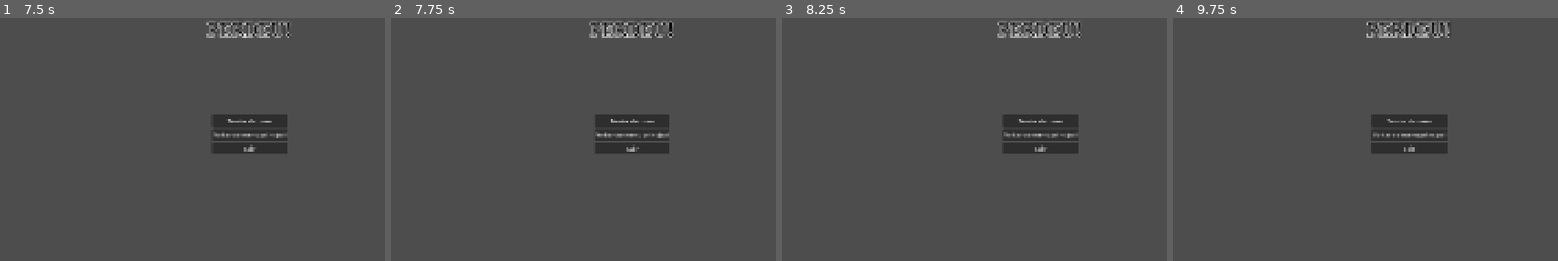
Above: before the commit, frames 1-4 (left to right).
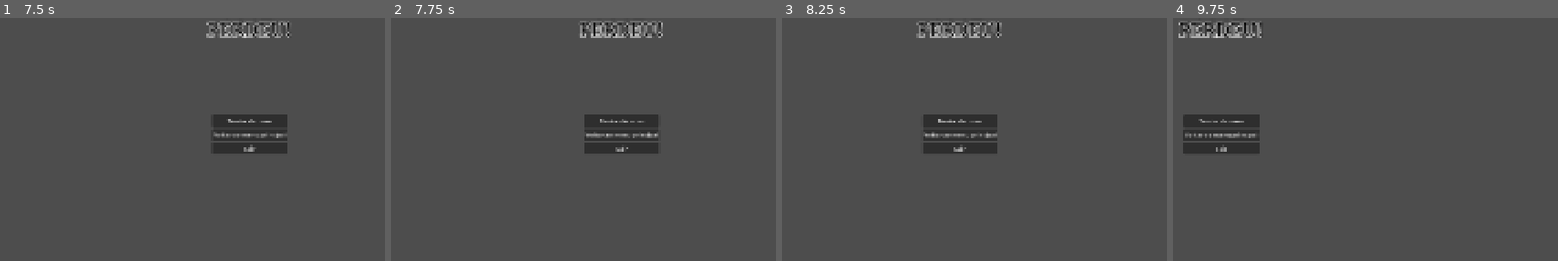
Above: after the commit, the same moments.

Repository: Sleipnir-Game-Team/GMTK-2025
Game: Godot game, scene res://ui/menu/game_over_menu.tscn
Two runs of this game, one before a commit and one after it. Both use one fixed random seed, a clock stepped at 60 frames per second and the inputs below. This scene is started directly instead of the project's main scene.
Inputs (mouse positions are in pixels of both pictures, inside the frame that each line leads up to):
- Up to frame 1 (7.5 s): click "Tentar de novo" at 0.5 s; click "Voltar ao menu principal" at 1.25 s; tap Enter at 2, 4.25, 6.5 s; move the mouse to (outside the picture) at 2.02 s; hold D (player_right) 2.03-2.75 s; hold L (lose) 2.03-2.75 s; click (outside the picture) at 2.17 s; tap Space (player_jump) at 2.27, 3.5, 5, 5.27, 7.25 s; tap W (win) at 2.3 s; drag from (outside the picture) to (outside the picture) at 2.77 s; move the mouse to (38, 161) at 3.52 s; hold A (player_left) 3.53-4.25 s; hold L (lose) 3.53-4.25 s; tap Ctrl at 3.6, 5.3 s; drag from (292, 222) to (outside the picture) at 4.27 s; move the mouse to (146, 120) at 5.02 s; hold A (player_left) 5.03-5.75 s; tap 1 (item_1) at 5.1 s; tap Escape (pause) at 5.65 s; click "Reiniciar" at 5.75 s; drag from (outside the picture) to (outside the picture) at 6.52 s; move the mouse to (111, 243) at 7.27 s; hold D (player_right) from 7.28 s (still down); hold W (win) from 7.28 s (still down); tap 3 (item_3) at 7.35 s; click (111, 243) at 7.42 s
- Up to frame 2 (7.75 s): keep holding D (player_right); keep holding W (win)
- Up to frame 3 (8.25 s): release D (player_right) at 8 s; release W (win) at 8 s; drag from (1113, 132) to (outside the picture) at 8.02 s
- Up to frame 4 (9.75 s): move the mouse to (outside the picture) at 8.77 s; hold D (player_right) 8.78-9.5 s; hold L (lose) 8.78-9.5 s; tap Space (player_jump) at 9.02 s; drag from (outside the picture) to (1450, 224) at 9.52 s

Frame 1 is identical in both runs. In frame 2, 2.0% of the frame differs, in the area x 49-74%, y 1-56%; in frame 3, 6.7%; in frame 4, 7.0%, in the area x 1-72%, y 1-56%.
Error in both runs: Out of bounds get index '1' (on base: 'Array[Dictionary]') (res://addons/log_and_error/logger.gd:15)

Commit message:
packedscene rewinding

Diff:
--- a/components/inventory.gd
+++ b/components/inventory.gd
@@ -5,14 +5,17 @@
 		var node_1 = Item.new()
 		node_1.name = "1"
 		add_child(node_1)
+
 	if !has_node("2"):
 		var node_2 = Item.new()
 		node_2.name = "2"
 		add_child(node_2)
+
 	if !has_node("3"):
 		var node_3 = Item.new()
 		node_3.name = "3"
 		add_child(node_3)
+
 	if !has_node("4"):
 		var node_4 = Item.new()
 		node_4.name = "4"
--- a/entities/player.tscn
+++ b/entities/player.tscn
@@ -4,13 +4,14 @@
 [ext_resource type="PackedScene" uid="uid://daill7lx175oy" path="res://components/receiver.tscn" id="2_rfe5m"]
 [ext_resource type="PackedScene" uid="uid://ycmcgby6ixu1" path="res://components/signalizer.tscn" id="3_qly61"]
 [ext_resource type="Script" uid="uid://cbhm6im8bgg6a" path="res://components/life.gd" id="4_rfe5m"]
-[ext_resource type="Script" path="res://components/inventory.gd" id="5_qly61"]
+[ext_resource type="Script" uid="uid://pt3hteik6iyr" path="res://components/inventory.gd" id="5_qly61"]
 [ext_resource type="Script" path="res://entities/teste.gd" id="6_qsoyl"]
 
 [sub_resource type="RectangleShape2D" id="RectangleShape2D_0xm2m"]
 size = Vector2(71, 136.25)
 
 [sub_resource type="Animation" id="Animation_rfe5m"]
+resource_local_to_scene = true
 length = 0.001
 tracks/0/type = "bezier"
 tracks/0/imported = false
@@ -76,6 +77,7 @@
 collision_mask = 2
 floor_snap_length = 0.0
 script = ExtResource("1_rfe5m")
+jump_coyote_time = 0.1
 knockback_duration = 0.4
 
 [node name="CollisionShape2D" type="CollisionShape2D" parent="."]
@@ -86,7 +88,7 @@
 
 [node name="Signalizer" parent="." instance=ExtResource("3_qly61")]
 
-[node name="AnimationPlayer" type="AnimationPlayer" parent="."]
+[node name="AnimationPlayer" type="AnimationPlayer" parent="." groups=["animations"]]
 unique_name_in_owner = true
 libraries = {
 &"": SubResource("AnimationLibrary_qly61"),
--- a/entities/prensa.tscn
+++ b/entities/prensa.tscn
@@ -1,10 +1,11 @@
-[gd_scene load_steps=5 format=3 uid="uid://bevslu0c3rktv"]
+[gd_scene load_steps=5 format=3 uid="uid://dnvip46wm1pdw"]
 
-[ext_resource type="Script" uid="uid://1s25fawp5tlm" path="res://entities/prensa.gd" id="1_0gvv1"]
-[ext_resource type="PackedScene" uid="uid://dgw8jyei8vdy6" path="res://components/damage_area.tscn" id="2_esc0m"]
+[ext_resource type="Script" path="res://entities/prensa.gd" id="1_0gvv1"]
+[ext_resource type="PackedScene" path="res://components/damage_area.tscn" id="2_esc0m"]
 [ext_resource type="PackedScene" uid="uid://ycmcgby6ixu1" path="res://components/signalizer.tscn" id="3_jlu5u"]
 
 [sub_resource type="RectangleShape2D" id="RectangleShape2D_uxwb0"]
+resource_local_to_scene = true
 
 [node name="Prensa" type="Area2D"]
 script = ExtResource("1_0gvv1")
--- /dev/null
+++ b/globals/time_wizard.gd
@@ -0,0 +1,142 @@
+extends Node
+
+var origin_root: Node = null
+var origin_state: PackedScene = PackedScene.new()
+
+func _input(event: InputEvent) -> void:
+	if event is InputEventKey and event.is_pressed():
+		match event.keycode:
+			KEY_CTRL:
+				load_state()
+
+
+func rewind() -> void:
+	GameManager.pause()
+	var game: Node = get_tree().get_first_node_in_group("game")
+	var rewindables: Array[Node] = get_tree().get_nodes_in_group("rewind")
+	for rw in rewindables:
+		game
+
+func save_state(root: Node) -> void:
+	if origin_root:
+		return
+
+	var rewindables: Array[Node] = get_tree().get_nodes_in_group("rewind")
+
+	for child in root.get_children():
+		change_owner(child, root)
+
+	if origin_state.pack(root) == OK and ResourceSaver.save(origin_state, "res://teste.tscn") == OK:
+		print("Novo origin_state salvo")
+		origin_root = root
+		return
+
+	push_error('Falhou ao salvar o origin_state')
+
+func load_state() -> void:
+	if origin_root == null:
+		return
+
+	if origin_state.can_instantiate():
+		var parent = origin_root.get_parent()
+		var past = origin_state.instantiate()
+
+		parent.remove_child(origin_root)
+		past.name = origin_root.name
+		parent.add_child(past)
+
+		origin_root.queue_free()
+		origin_root = past
+
+func change_owner(target: Node, root: Node)-> void:
+	if target.is_in_group("rewind_proof"):
+		return
+
+	target.owner = root
+	for child in target.get_children():
+		change_owner(child, root)
+
+
+#region
+var MIDRUN_SAVE_FILE = "user://savegame.save" # I assume you are using this from the docs.
+var midrun_save_array: Dictionary
+func mid_run_save():
+	midrun_save_array.clear()
+	var root_level = get_node("/root/RootLevel")
+	var map_node = get_node("/root/RootLevel/GameLevel")
+	var save_ui_nodes = get_tree().get_nodes_in_group("PersistUI")
+
+	var save_object_nodes = get_tree().get_nodes_in_group("PersistObject")
+	for save_node in save_object_nodes:
+		if not save_node.is_inside_tree():
+			save_node.queue_free()
+		else:
+# I'm setting "map_node" as the owner of all of these nodes I want to persist
+# because this is the top of the tree that I'm going to be converting into my packed scene
+			if save_node != map_node:
+				save_node.owner = map_node
+
+# Now we're going to iterate through all the nodes I've said need to persist
+# and check if any of them have scripts attached.
+# If they do, then we want to copy the variables inside of that script - not just the exported ones
+# into a dictionary we can save and load later
+
+			var node_script: GDScript = save_node.get_script()
+			if node_script != null:
+				var node_variables = node_script.get_script_property_list()
+				var save_name = "path_" + str(save_node.get_path())
+				midrun_save_array[save_name] = {}
+# I've used the node path as a way to generate unique keys for the dictionary
+# I'm storing all this data in, and a way to know how to get it back out of the dictionary when we load it all
+				for variable in node_variables:
+					var variable_name = str(variable.name)
+# We're going to tell it not to save any variables that are nodes themselves -
+# This avoids recursion within the dictionary, which breaks the var2str
+# method we're going to use, and also allows the nodes to correctly set up their various onready var
+# references to other nodes when they're reinstantiated upon load
+# I don't have any so this is not an issue for me, keeping it anyway
+					if save_node.get(variable_name) is Node:
+						pass
+					midrun_save_array[save_name][variable_name] = var_to_str(save_node.get(variable_name))
+
+	# Okay, now we've got our big chunky dictionary containing both the global variables and the (non-node) variables of every single node we intend to pack up that has a script attached to it, we're going to save it to a file
+	var file = FileAccess.open(MIDRUN_SAVE_FILE, FileAccess.WRITE)
+	file.store_var(midrun_save_array)
+	file.close()
+
+	# Next is just to pack up the node at the top of it all that will retain things for us like position, visibility, etc, of our nodes, and save that as well, creating a snapshot of our scene
+	var packed_scene = PackedScene.new()
+	packed_scene.pack(map_node)
+	ResourceSaver.save(packed_scene, "res://saved_run.tscn") # They flipped these in Godot 4??
+
+func load_saved_run():
+	# The first part of the loading is pretty standard, we open up our save file as
+	# long as there's one to open, and we update the global game data script's global
+	# variables with what we saved previously
+	if not FileAccess.file_exists(MIDRUN_SAVE_FILE):
+		return
+	var save_game = FileAccess.open(MIDRUN_SAVE_FILE, FileAccess.READ)
+	midrun_save_array = save_game.get_var()
+	#removed the global data as I do not have that
+
+	# Now we load the PackedScene resource, creating, if you will, the skeleton of the scene we created a snapshot of, and laying it out on our scene tree first
+
+	var packed_scene = load("res://saved_run.tscn")
+	# Instance the scene
+	var loaded_scene = packed_scene.instance()
+	get_node("/root/RootLevel").add_child(loaded_scene)
+	# And now that we've got the skeleton, we're going to flesh it all out with those many custom variables we wanted to stay the same. We're going to open up their various scripts, referencing their dictionary entries by using their node path to determine what the key is in the dictionary.
+	var save_object_nodes = get_tree().get_nodes_in_group("PersistObject")
+
+	for save_node in save_object_nodes:
+		var node_script: GDScript = save_node.get_script()
+		if node_script != null:
+			var node_name = "path_" + str(save_node.get_path())
+			var node_data = midrun_save_array[node_name]
+			for variable in node_data.keys():
+				save_node.set(variable, str_to_var(node_data[variable]))
+# And we're done loading the script! If anything loads wonky, make sure you added all the nodes
+# you wanted to the group "Persist", or whatever label you're using, and check that none of your
+# re-instanced nodes are doing something in their ready function that you don't want them to do if
+# they're just being loaded from a save file
+#endregion
--- /dev/null
+++ b/level.gd
@@ -0,0 +1,5 @@
+extends Node
+
+
+func _ready() -> void:
+	TimeWizard.save_state(self)
--- a/main.tscn
+++ b/main.tscn
@@ -1,9 +1,10 @@
-[gd_scene load_steps=10 format=3 uid="uid://bi0nwileboayl"]
+[gd_scene load_steps=11 format=3 uid="uid://bi0nwileboayl"]
 
 [ext_resource type="Script" uid="uid://ceunm6ik2o4y4" path="res://main.gd" id="1_cxumw"]
+[ext_resource type="Script" uid="uid://d2udldsfg8yc1" path="res://level.gd" id="2_kek77"]
 [ext_resource type="PackedScene" uid="uid://bp3vd4kj37iij" path="res://entities/player.tscn" id="3_1bvp3"]
 [ext_resource type="PackedScene" uid="uid://btpewc3y00kox" path="res://entities/saw.tscn" id="4_1bvp3"]
-[ext_resource type="PackedScene" uid="uid://cvgcvqwsxaxky" path="res://entities/laser.tscn" id="5_lquwl"]
+[ext_resource type="PackedScene" path="res://entities/laser.tscn" id="5_lquwl"]
 [ext_resource type="PackedScene" uid="uid://dbi5oq1h8iiaf" path="res://ui/hud/HUD.tscn" id="5_u5r6x"]
 [ext_resource type="PackedScene" path="res://entities/beartrap.tscn" id="6_7mycd"]
 [ext_resource type="PackedScene" path="res://entities/prensa.tscn" id="7_272bh"]
@@ -31,49 +32,52 @@
 grow_vertical = 2
 script = ExtResource("1_cxumw")
 
-[node name="Hud" parent="." instance=ExtResource("5_u5r6x")]
-layout_mode = 2
+[node name="Game" type="Node" parent="." groups=["game"]]
+script = ExtResource("2_kek77")
 
-[node name="StaticBody2D" type="StaticBody2D" parent="."]
+[node name="StaticBody2D" type="StaticBody2D" parent="Game"]
 position = Vector2(0, 1080)
 collision_layer = 2
 collision_mask = 0
 
-[node name="CollisionPolygon2D" type="CollisionPolygon2D" parent="StaticBody2D"]
+[node name="CollisionPolygon2D" type="CollisionPolygon2D" parent="Game/StaticBody2D"]
 polygon = PackedVector2Array(0, 0, 2949, 0, 2949, -295, 3514, -295, 3514, -709, 4185, -709, 4190, 1437, 5, 1438, -86, 1438, -86, -1080, 0, -1080)
 
-[node name="Saw" parent="." instance=ExtResource("4_1bvp3")]
+[node name="Saw" parent="Game" instance=ExtResource("4_1bvp3")]
 position = Vector2(1343, 1071)
 scale = Vector2(11.156, 11.156)
 collision_layer = 0
 
-[node name="Player" parent="." instance=ExtResource("3_1bvp3")]
+[node name="Player" parent="Game" instance=ExtResource("3_1bvp3")]
 position = Vector2(939, 846)
 
-[node name="Laser" parent="." instance=ExtResource("5_lquwl")]
+[node name="Laser" parent="Game" instance=ExtResource("5_lquwl")]
 position = Vector2(110, 900)
 rotation = -0.449738
 scale = Vector2(1, 26.16)
 
-[node name="Beartrap" parent="." instance=ExtResource("6_7mycd")]
+[node name="Beartrap" parent="Game" instance=ExtResource("6_7mycd")]
 position = Vector2(491, 1062)
 scale = Vector2(9.83341, 4.09531)
 
-[node name="Prensa" parent="." instance=ExtResource("7_272bh")]
+[node name="Prensa" parent="Game" instance=ExtResource("7_272bh")]
 position = Vector2(1061, 639)
 
-[node name="End" parent="Prensa" index="1"]
+[node name="End" parent="Game/Prensa" index="1"]
 position = Vector2(0, 441)
 
-[node name="Path2D" type="Path2D" parent="."]
+[node name="Path2D" type="Path2D" parent="Game"]
 curve = SubResource("Curve2D_272bh")
 
-[node name="PathFollow2D" type="PathFollow2D" parent="Path2D"]
+[node name="PathFollow2D" type="PathFollow2D" parent="Game/Path2D"]
 position = Vector2(956, 774)
 rotation = -0.000580383
 script = ExtResource("8_5vw27")
 
-[node name="Camera2D" type="Camera2D" parent="Path2D/PathFollow2D"]
+[node name="Camera2D" type="Camera2D" parent="Game/Path2D/PathFollow2D"]
 rotation = -0.00624156
 
-[editable path="Prensa"]
+[node name="Hud" parent="." instance=ExtResource("5_u5r6x")]
+layout_mode = 2
+
+[editable path="Game/Prensa"]
--- a/project.godot
+++ b/project.godot
@@ -30,6 +30,7 @@
 SleipnirMaestro="*res://addons/sleipnir_audio/music/sleipnir_maestro.tscn"
 Effects="*res://globals/effects.gd"
 ItemsList="*res://globals/item_list.gd"
+TimeWizard="*res://globals/time_wizard.gd"
 
 [debug]
 
@@ -51,6 +52,12 @@
 [editor_plugins]
 
 enabled=PackedStringArray("res://addons/sleipnir_audio/plugin.cfg")
+
+[global_group]
+
+game="It's about the game"
+rewind="Rewindable entities"
+animations=""
 
 [input]
 
--- /dev/null
+++ b/teste.tscn
@@ -0,0 +1,280 @@
+[gd_scene load_steps=33 format=3]
+
+[ext_resource type="Script" path="res://level.gd" id="1_4fthx"]
+[ext_resource type="PackedScene" path="res://entities/saw.tscn" id="2_ff505"]
+[ext_resource type="PackedScene" path="res://components/signalizer.tscn" id="3_7utew"]
+[ext_resource type="Script" path="res://components/signalizer.gd" id="4_q3cu2"]
+[ext_resource type="PackedScene" path="res://components/damage_area.tscn" id="5_jpnjb"]
+[ext_resource type="Script" path="res://components/damage_area.gd" id="6_b5wkr"]
+[ext_resource type="PackedScene" path="res://entities/player.tscn" id="7_gl10s"]
+[ext_resource type="Script" path="res://entities/movement.gd" id="8_yhv46"]
+[ext_resource type="PackedScene" path="res://components/receiver.tscn" id="9_x3dia"]
+[ext_resource type="Script" path="res://components/receiver.gd" id="10_oh2g8"]
+[ext_resource type="Script" path="res://components/life.gd" id="11_3osue"]
+[ext_resource type="Script" path="res://components/inventory.gd" id="12_mk30p"]
+[ext_resource type="Script" path="res://item/item.gd" id="13_guoat"]
+[ext_resource type="Script" path="res://entities/teste.gd" id="14_3m8kk"]
+[ext_resource type="PackedScene" path="res://entities/laser.tscn" id="15_0m6ms"]
+[ext_resource type="Script" path="res://entities/laser.gd" id="16_nu3td"]
+[ext_resource type="PackedScene" path="res://entities/beartrap.tscn" id="17_2krrl"]
+[ext_resource type="Script" path="res://entities/beartrap.gd" id="18_y5ym7"]
+[ext_resource type="PackedScene" path="res://entities/prensa.tscn" id="19_mgfjd"]
+[ext_resource type="Script" path="res://entities/prensa.gd" id="20_vo20h"]
+[ext_resource type="Script" path="res://camera_path.gd" id="21_4vq13"]
+
+[sub_resource type="CircleShape2D" id="CircleShape2D_1bvp3"]
+
+[sub_resource type="RectangleShape2D" id="RectangleShape2D_0xm2m"]
+size = Vector2(71, 136.25)
+
+[sub_resource type="Animation" id="Animation_rfe5m"]
+resource_local_to_scene = true
+length = 0.001
+tracks/0/type = "bezier"
+tracks/0/imported = false
+tracks/0/enabled = true
+tracks/0/path = NodePath("CollisionShape2D:scale:x")
+tracks/0/interp = 1
+tracks/0/loop_wrap = true
+tracks/0/keys = {
+"handle_modes": PackedInt32Array(0),
+"points": PackedFloat32Array(1, -0.25, 0, 0.25, 0),
+"times": PackedFloat32Array(0)
+}
+tracks/1/type = "bezier"
+tracks/1/imported = false
+tracks/1/enabled = true
+tracks/1/path = NodePath("CollisionShape2D:scale:y")
+tracks/1/interp = 1
+tracks/1/loop_wrap = true
+tracks/1/keys = {
+"handle_modes": PackedInt32Array(0),
+"points": PackedFloat32Array(1, -0.25, 0, 0.25, 0),
+"times": PackedFloat32Array(0)
+}
+
+[sub_resource type="AnimationLibrary" id="AnimationLibrary_qly61"]
+_data = {
+&"RESET": SubResource("Animation_rfe5m")
+}
+
+[sub_resource type="Animation" id="Animation_e4p34"]
+resource_name = "crouch"
+length = 0.2
+step = 0.0333
+tracks/0/type = "bezier"
+tracks/0/imported = false
+tracks/0/enabled = true
+tracks/0/path = NodePath("CollisionShape2D:scale:x")
+tracks/0/interp = 1
+tracks/0/loop_wrap = true
+tracks/0/keys = {
+"handle_modes": PackedInt32Array(0, 0),
+"points": PackedFloat32Array(1, 0, 0, 0.0333333, -0.0782248, 1.32498, -0.0487163, 0.265785, 0, 0.0128002),
+"times": PackedFloat32Array(0, 0.199978)
+}
+tracks/1/type = "bezier"
+tracks/1/imported = false
+tracks/1/enabled = true
+tracks/1/path = NodePath("CollisionShape2D:scale:y")
+tracks/1/interp = 1
+tracks/1/loop_wrap = true
+tracks/1/keys = {
+"handle_modes": PackedInt32Array(0, 0),
+"points": PackedFloat32Array(1, 0, 0, 0.0480882, -0.0896015, 0.624982, -0.1, -0.294405, 0, -0.00640011),
+"times": PackedFloat32Array(0, 0.199978)
+}
+
+[sub_resource type="AnimationLibrary" id="AnimationLibrary_rfe5m"]
+_data = {
+&"crouch": SubResource("Animation_e4p34")
+}
+
+[sub_resource type="RectangleShape2D" id="RectangleShape2D_0sbgf"]
+
+[sub_resource type="RectangleShape2D" id="RectangleShape2D_5vw27"]
+size = Vector2(20, 10)
+
+[sub_resource type="RectangleShape2D" id="RectangleShape2D_kek77"]
+
+[sub_resource type="RectangleShape2D" id="RectangleShape2D_5mp7k"]
+resource_local_to_scene = true
+
+[sub_resource type="Curve2D" id="Curve2D_272bh"]
+bake_interval = 0.01
+_data = {
+"points": PackedVector2Array(0, 0, 0, 0, 956, 774, 0, 0, 0, 0, 2679, 773, 0, 0, 0, 0, 3244, 526, 0, 0, 0, 0, 3932, 84)
+}
+point_count = 4
+
+[node name="Game" type="Node" groups=["game"]]
+script = ExtResource("1_4fthx")
+
+[node name="StaticBody2D" type="StaticBody2D" parent="."]
+position = Vector2(0, 1080)
+collision_layer = 2
+collision_mask = 0
+
+[node name="CollisionPolygon2D" type="CollisionPolygon2D" parent="StaticBody2D"]
+polygon = PackedVector2Array(0, 0, 2949, 0, 2949, -295, 3514, -295, 3514, -709, 4185, -709, 4190, 1437, 5, 1438, -86, 1438, -86, -1080, 0, -1080)
+
+[node name="Saw" type="Area2D" parent="." instance=ExtResource("2_ff505")]
+position = Vector2(1343, 1071)
+scale = Vector2(11.156, 11.156)
+collision_layer = 0
+
+[node name="Collision" type="CollisionShape2D" parent="Saw"]
+shape = SubResource("CircleShape2D_1bvp3")
+
+[node name="Signalizer" type="Node" parent="Saw" instance=ExtResource("3_7utew")]
+script = ExtResource("4_q3cu2")
+
+[node name="DamageArea" type="Node" parent="Saw" instance=ExtResource("5_jpnjb")]
+script = ExtResource("6_b5wkr")
+
+[node name="Player" type="CharacterBody2D" parent="." instance=ExtResource("7_gl10s")]
+position = Vector2(939, 846)
+collision_mask = 2
+floor_snap_length = 0.0
+script = ExtResource("8_yhv46")
+jump_coyote_time = 0.1
+knockback_duration = 0.4
+
+[node name="CollisionShape2D" type="CollisionShape2D" parent="Player"]
+unique_name_in_owner = true
+shape = SubResource("RectangleShape2D_0xm2m")
+
+[node name="Receiver" type="Node" parent="Player" instance=ExtResource("9_x3dia")]
+script = ExtResource("10_oh2g8")
+
+[node name="Signalizer" type="Node" parent="Player" instance=ExtResource("3_7utew")]
+script = ExtResource("4_q3cu2")
+
+[node name="AnimationPlayer" type="AnimationPlayer" parent="Player" groups=["animations"]]
+unique_name_in_owner = true
+libraries = {
+&"": SubResource("AnimationLibrary_qly61"),
+&"player": SubResource("AnimationLibrary_rfe5m")
+}
+
+[node name="Life" type="Node" parent="Player"]
+unique_name_in_owner = true
+script = ExtResource("11_3osue")
+
+[node name="@Timer@2" type="Timer" parent="Player/Life"]
+
+[node name="Inventory" type="Node" parent="Player"]
+script = ExtResource("12_mk30p")
+
+[node name="1" type="Node" parent="Player/Inventory"]
+script = ExtResource("13_guoat")
+
+[node name="2" type="Node" parent="Player/Inventory"]
+script = ExtResource("13_guoat")
+
+[node name="3" type="Node" parent="Player/Inventory"]
+script = ExtResource("13_guoat")
+
+[node name="4" type="Node" parent="Player/Inventory"]
+script = ExtResource("13_guoat")
+
+[node name="teste" type="Node" parent="Player"]
+script = ExtResource("14_3m8kk")
+
+[node name="Laser" type="Area2D" parent="." instance=ExtResource("15_0m6ms")]
+position = Vector2(110, 900)
+rotation = -0.449738
+scale = Vector2(1, 26.16)
+script = ExtResource("16_nu3td")
+
+[node name="Collision" type="CollisionShape2D" parent="Laser"]
+shape = SubResource("RectangleShape2D_0sbgf")
+disabled = true
+
+[node name="Signalizer" type="Node" parent="Laser" instance=ExtResource("3_7utew")]
+script = ExtResource("4_q3cu2")
+
+[node name="DamageArea" type="Node" parent="Laser" instance=ExtResource("5_jpnjb")]
+script = ExtResource("6_b5wkr")
+
+[node name="Duration" type="Timer" parent="Laser"]
+wait_time = 2.0
+one_shot = true
+
+[node name="Cooldown" type="Timer" parent="Laser"]
+wait_time = 2.0
+one_shot = true
+
+[node name="Beartrap" type="Area2D" parent="." instance=ExtResource("17_2krrl")]
+position = Vector2(491, 1062)
+scale = Vector2(9.83341, 4.09531)
+script = ExtResource("18_y5ym7")
+
+[node name="Collision" type="CollisionShape2D" parent="Beartrap"]
+position = Vector2(0, 5)
+shape = SubResource("RectangleShape2D_5vw27")
+
+[node name="ActivatedArea" type="Area2D" parent="Beartrap"]
+
+[node name="Collision" type="CollisionShape2D" parent="Beartrap/ActivatedArea"]
+shape = SubResource("RectangleShape2D_kek77")
+disabled = true
+
+[node name="Signalizer" type="Node" parent="Beartrap/ActivatedArea" instance=ExtResource("3_7utew")]
+script = ExtResource("4_q3cu2")
+
+[node name="DamageArea" type="Node" parent="Beartrap/ActivatedArea" instance=ExtResource("5_jpnjb")]
+script = ExtResource("6_b5wkr")
+
+[node name="Duration" type="Timer" parent="Beartrap"]
+wait_time = 2.0
+one_shot = true
+
+[node name="Cooldown" type="Timer" parent="Beartrap"]
+wait_time = 2.0
+one_shot = true
+
+[node name="Warmup" type="Timer" parent="Beartrap"]
+one_shot = true
+
+[node name="Prensa" parent="." instance=ExtResource("19_mgfjd")]
+position = Vector2(1061, 639)
+script = ExtResource("20_vo20h")
+
+[node name="Collision" type="CollisionShape2D" parent="Prensa"]
+position = Vector2(0, 10)
+shape = SubResource("RectangleShape2D_5mp7k")
+
+[node name="End" type="Node2D" parent="Prensa"]
+position = Vector2(0, 441)
+
+[node name="DamageArea" type="Node" parent="Prensa" instance=ExtResource("5_jpnjb")]
+script = ExtResource("6_b5wkr")
+
+[node name="Signalizer" type="Node" parent="Prensa" instance=ExtResource("3_7utew")]
+script = ExtResource("4_q3cu2")
+
+[node name="Path2D" type="Path2D" parent="."]
+curve = SubResource("Curve2D_272bh")
+
+[node name="PathFollow2D" type="PathFollow2D" parent="Path2D"]
+position = Vector2(956, 774)
+rotation = -0.000580383
+script = ExtResource("21_4vq13")
+
+[node name="Camera2D" type="Camera2D" parent="Path2D/PathFollow2D"]
+rotation = -0.00624156
+
+[connection signal="body_entered" from="Saw" to="Saw/DamageArea" method="_on_parent_body_entered"]
+[connection signal="damage_received" from="Player/Signalizer" to="Player" method="_on_signalizer_damage_received"]
+[connection signal="body_entered" from="Laser" to="Laser/DamageArea" method="_on_parent_body_entered"]
+[connection signal="timeout" from="Laser/Duration" to="Laser" method="_on_duration_timeout"]
+[connection signal="timeout" from="Laser/Cooldown" to="Laser" method="_on_cooldown_timeout"]
+[connection signal="body_entered" from="Beartrap" to="Beartrap" method="_on_body_entered"]
+[connection signal="body_entered" from="Beartrap/ActivatedArea" to="Beartrap/ActivatedArea/DamageArea" method="_on_parent_body_entered"]
+[connection signal="timeout" from="Beartrap/Duration" to="Beartrap" method="_on_duration_timeout"]
+[connection signal="timeout" from="Beartrap/Cooldown" to="Beartrap" method="_on_cooldown_timeout"]
+[connection signal="timeout" from="Beartrap/Warmup" to="Beartrap" method="_on_warmup_timeout"]
+[connection signal="body_entered" from="Prensa" to="Prensa/DamageArea" method="_on_parent_body_entered"]
+
+[editable path="Prensa"]
Not shown, added: assets/sprite_sheet_placeholder.png.import
Not shown, added: globals/time_wizard.gd.uid
Not shown, added: level.gd.uid
